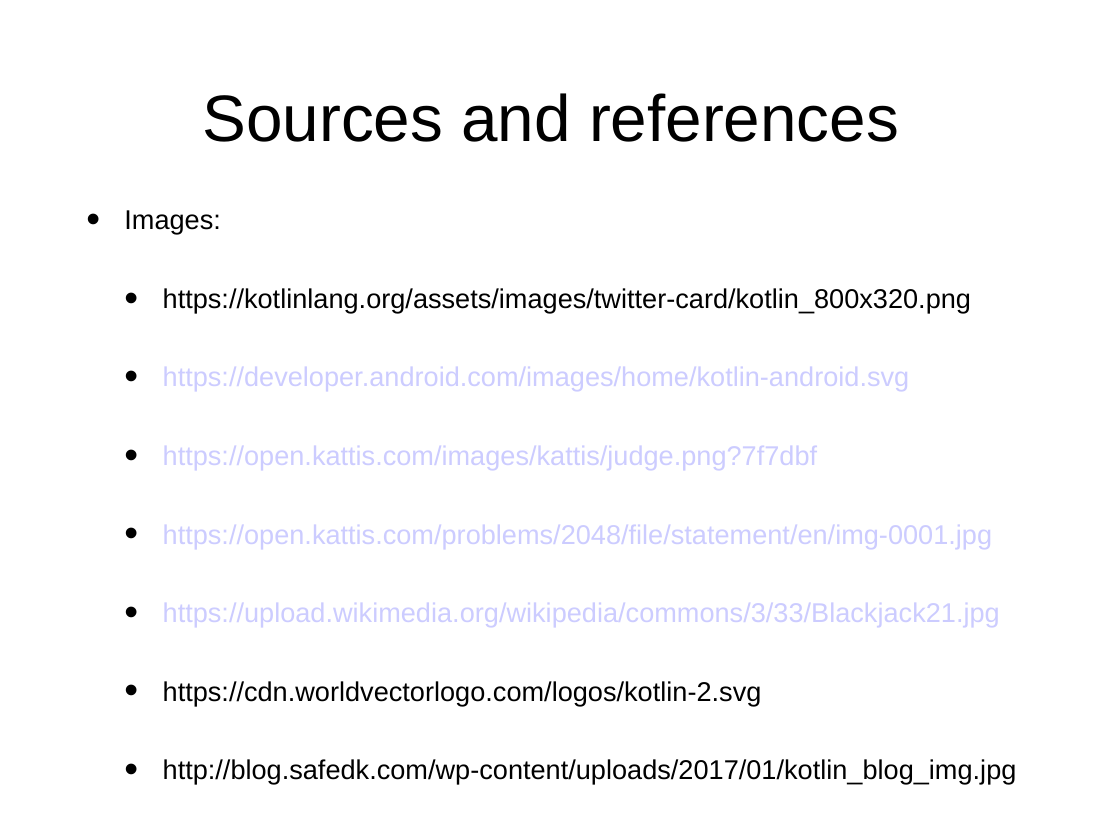
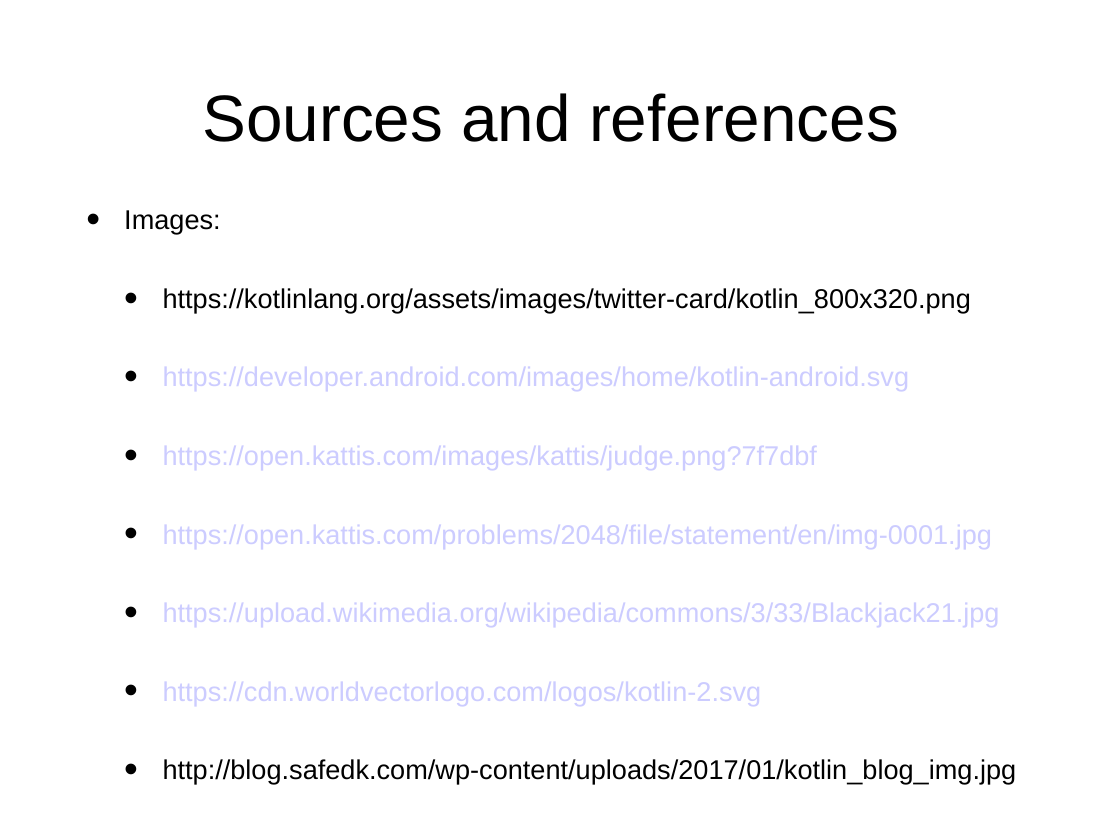
Before and after one commit to GardEngen/Blackjack, a slide deck: slide 6 of Project Presentation/Presentation.ppt. Drawn at 1120x840 pixels with LibreOffice and Linux fonts; fonts in the diff are those of the drawing. Boxes give left, top, right and bottom in pixels: in the first picture for what was removed or moved away, otherwise in the second. Text is boxed around its words. In the diff, an @@ line names an element or a change of style, - is before the commit and + after.

```diff
--- a/Project Presentation/Presentation.ppt
+++ b/Project Presentation/Presentation.ppt
@@ text "Images:" at (124, 210, 1017, 784): text colour #000000 to #CCCCFF in "https://cdn.worldvectorlogo.com/logos/kotlin-2.svg" @@
```
Also in this commit, not shown: 2 other slides changed, 1 other file.
